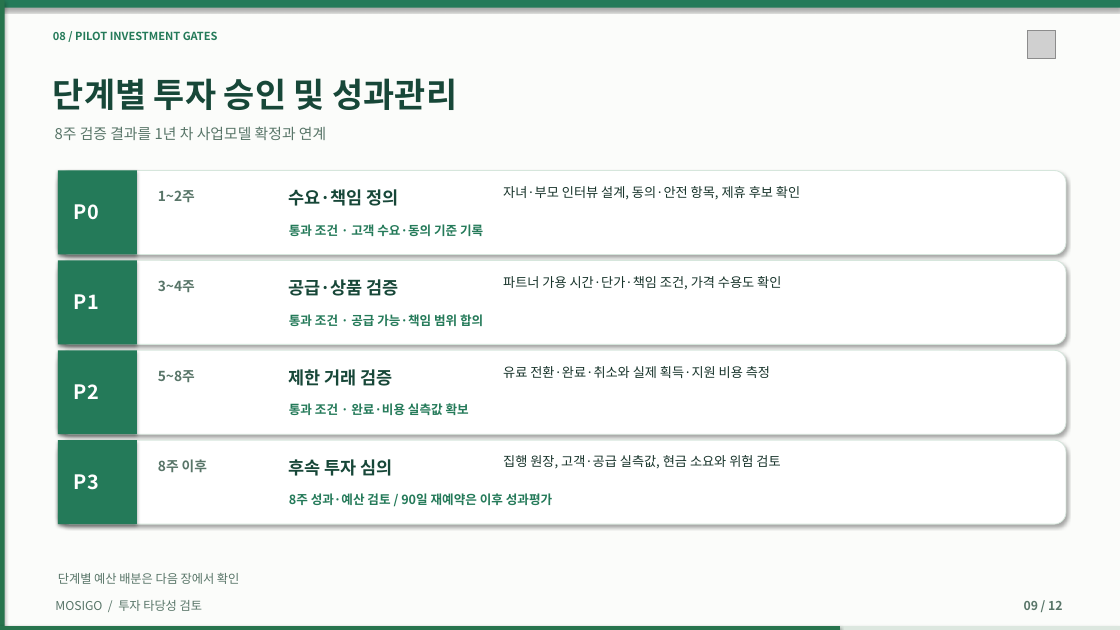
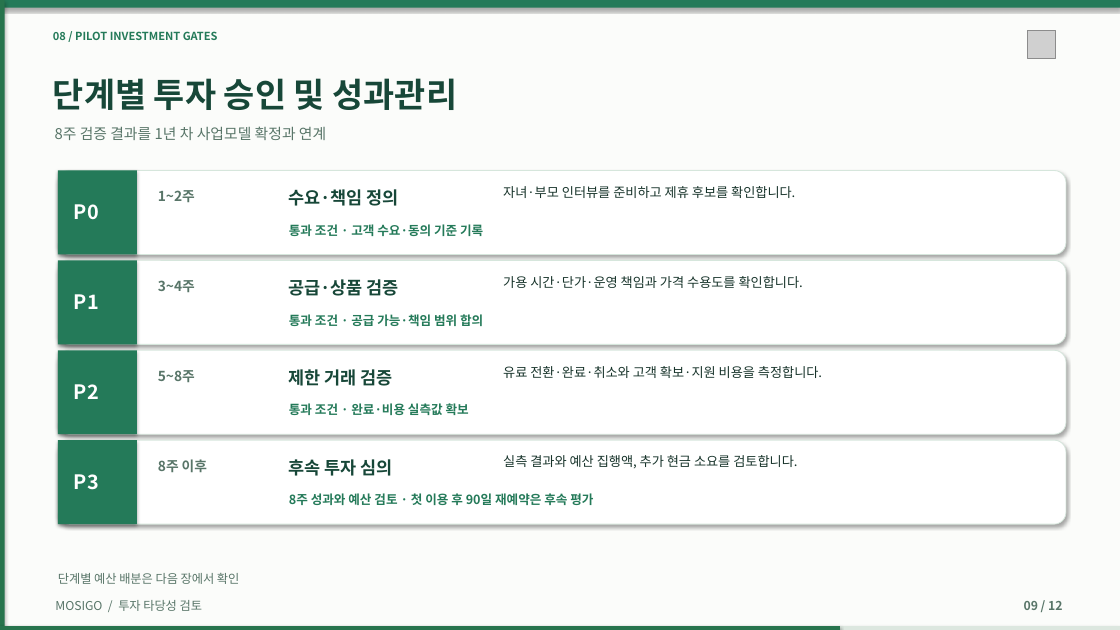
Before and after one commit to dohyunkimmm/mosigo-case-study, a slide deck: slide 9 of downloads/MOSIGO_IR_Investment_Review_12slides.pptx. Drawn at 1120x630 pixels with LibreOffice and Linux fonts; fonts in the diff are those of the drawing; grey boxes stand for pictures. Boxes give left, top, right and bottom in pixels: in the first picture for what was removed or moved away, otherwise in the second. Text is boxed around its words. In the diff, an @@ line names an element or a change of style, - is before the commit and + after.

```diff
--- a/downloads/MOSIGO_IR_Investment_Review_12slides.pptx
+++ b/downloads/MOSIGO_IR_Investment_Review_12slides.pptx
@@ text at [503,186,795,198]: text changed @@
-자녀·부모 인터뷰 설계, 동의·안전 항목, 제휴 후보 확인
+자녀·부모 인터뷰를 준비하고 제휴 후보를 확인합니다.
@@ text at [503,276,803,288]: text changed @@
-파트너 가용 시간·단가·책임 조건, 가격 수용도 확인
+가용 시간·단가·운영 책임과 가격 수용도를 확인합니다.
@@ text at [503,366,822,378]: text changed @@
-유료 전환·완료·취소와 실제 획득·지원 비용 측정
+유료 전환·완료·취소와 고객 확보·지원 비용을 측정합니다.
@@ text at [503,455,797,468]: text changed @@
-집행 원장, 고객·공급 실측값, 현금 소요와 위험 검토
+실측 결과와 예산 집행액, 추가 현금 소요를 검토합니다.
@@ text at [289,493,593,505]: text changed @@
-8주 성과·예산 검토 / 90일 재예약은 이후 성과평가
+8주 성과와 예산 검토 · 첫 이용 후 90일 재예약은 후속 평가
```
Also in this commit, not shown: 4 other slides changed, 24 other files.
